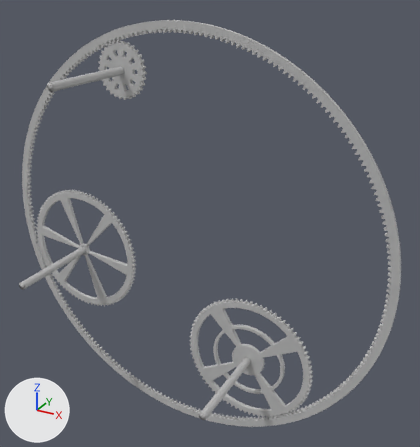
Renders of the FBX model virutalWatch/Assets/Models/scheibe_hinten.fbx from each side of a commit.
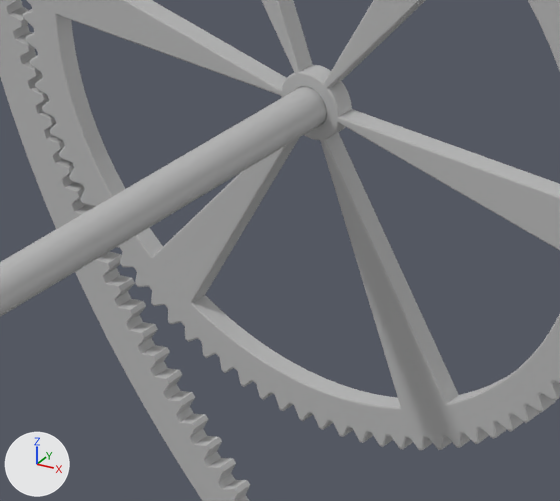
The first picture shows the older version from a 50 mm camera at (1.78, -1.62, 13.18) aimed at (0.23, 1.2, 11.77). The close-ups show both versions on the part from 8% to 29% of the width and 52% to 70% of the height of that picture; other places that the commit changed are outside them. Lighting does not change. The marker at lower left points along +X, +Y and +Z. Where no turn or scale is listed for an object, it has been applied to the vertices.

Names of what the first close-up shows: 's_h_rad_2', 's_h_welle_2', 'scheibe_hinten'.
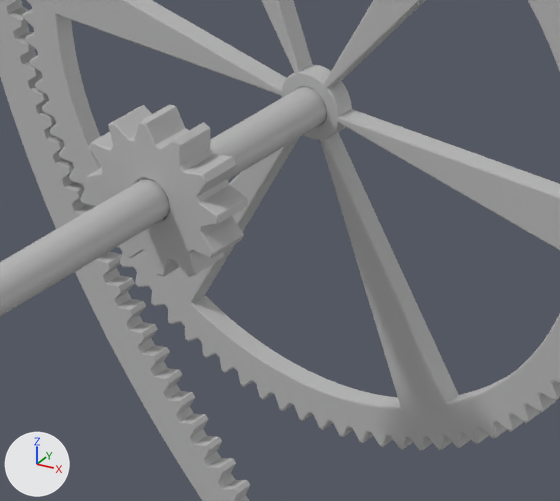
Where the newer file only moved an object's origin or applied its transform, the numbers keep the older frame.

What differs and where, as boxes [x1, y1, x2, y2] in the close-ups (560 x 501 px):
's_h_w2_rad_2', added
    after: [86, 104, 248, 277]

The change, as a diff of the scene's bpy script:
```diff
--- a/virutalWatch/Assets/Models/scheibe_hinten.fbx.py
+++ b/virutalWatch/Assets/Models/scheibe_hinten.fbx.py
@@ me_mesh_006_1 @@
+me_mesh_006_1.from_pydata(...)  # 432 vertices, 432 faces; spans x -0.096..0.096, y -0.025..0.025, z -0.096..0.096
+me_mesh_006_1.materials.append(mat_lambert1)  # grey #bcbcbc
@@ ob_s_h_w2_rad_2 @@
+ob_s_h_w2_rad_2 = bpy.data.objects.new('s_h_w2_rad_2', me_mesh_006_1)
+ob_s_h_w2_rad_2.location = (-0.83, 1.0, 11.32)
```
